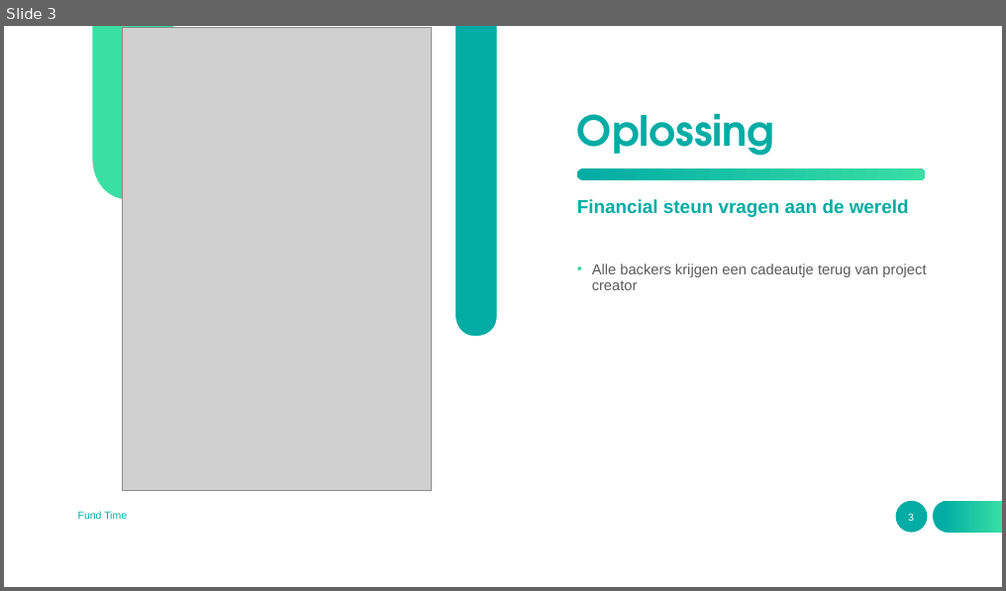
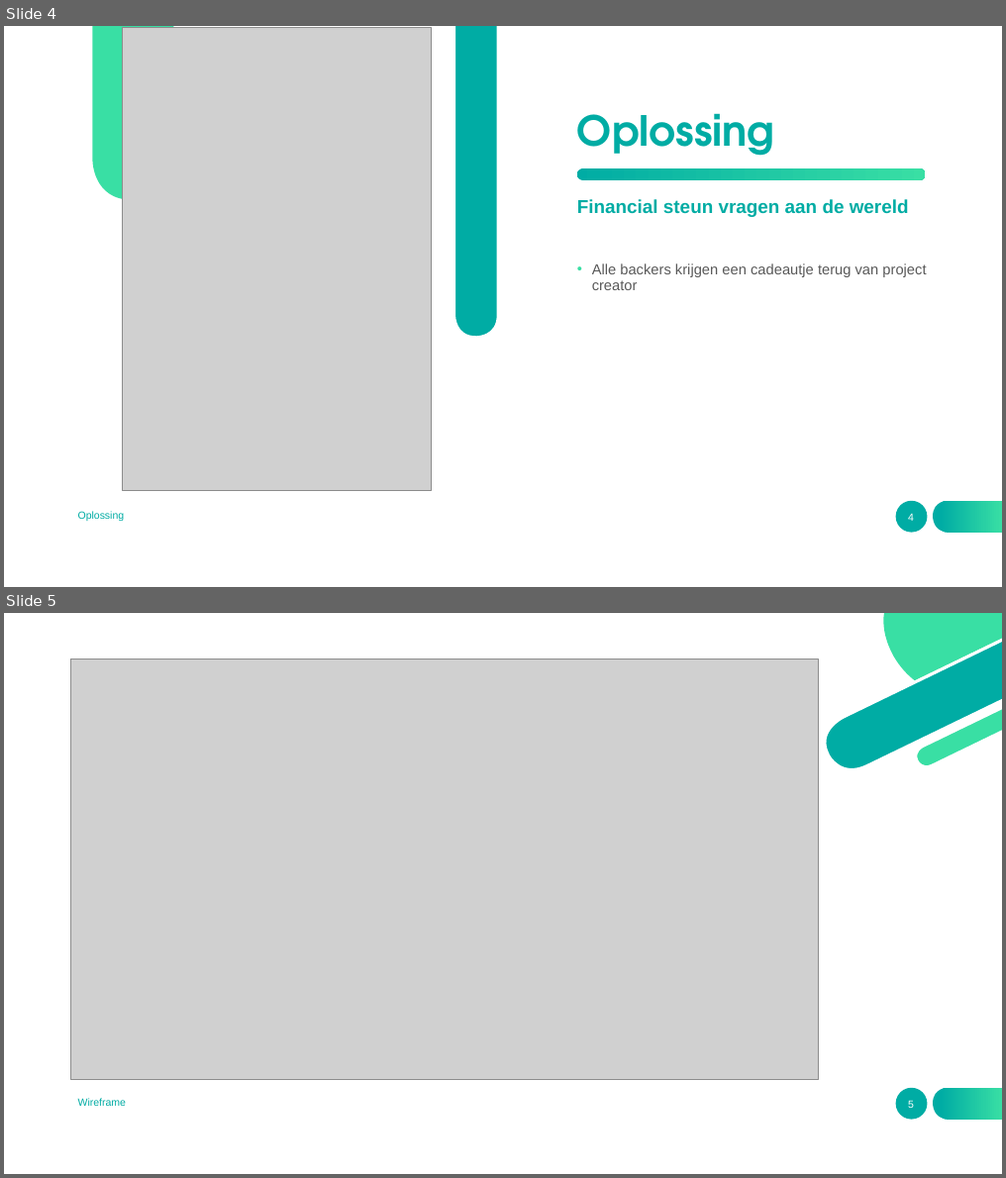
Before and after one commit to nawatend/fundtime, a slide deck: docs/Fund Time.pptx. Shown one above the other, each under a label of ours: slide 3 before the commit, slides 4 and 5 after it. The pictures are 1006x591 and 1006x1178 pixels, drawn with LibreOffice and Linux fonts; fonts in the diff are those of the drawing; grey boxes stand for pictures. Boxes give left, top, right and bottom in pixels: in the first picture for what was removed or moved away, otherwise in the second. Text is boxed around its words. In the diff, an @@ line names an element or a change of style, - is before the commit and + after.

```diff
--- a/docs/Fund Time.pptx
+++ b/docs/Fund Time.pptx
@@ slide 5 added at (4, 613, 1002, 1174), background #FFFFFF; not listed: 2 template elements that a slide beside it also shows @@
@@ group added at (823, 613, 1002, 771): 6 freeform shapes @@
@@ picture added at (70, 659, 819, 1079) @@
@@ text added at (78, 1098, 126, 1106), 10 pt, text #00ACA4 @@
+Wireframe
@@ page number added at (908, 1101, 914, 1108), 10 pt, text #FFFFFF @@
+5
@@ what was slide 3 is now slide 4 @@
@@ slide 4 changed as well @@
@@ text at (78, 511, 125, 521): text changed @@
-Fund Time
+Oplossing
@@ page number at (908, 514, 914, 521): text changed @@
-3
+4
```
Also in this commit, not shown: 4 other slides changed, 7 other slides added, 6 slides removed, 4 other files.
